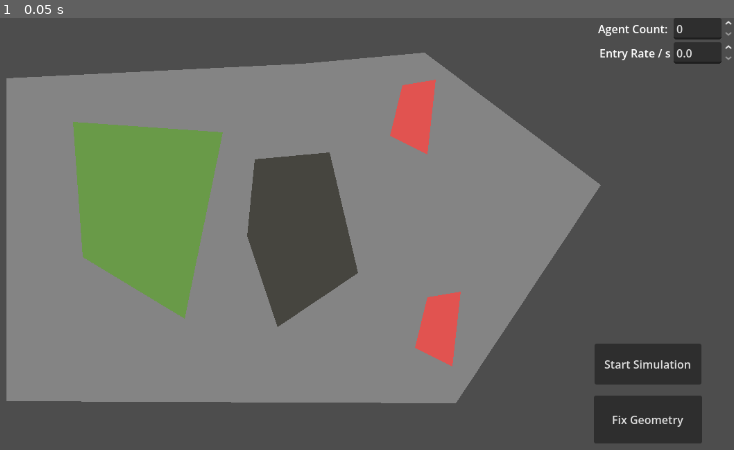
Above: before the commit, frame 1.
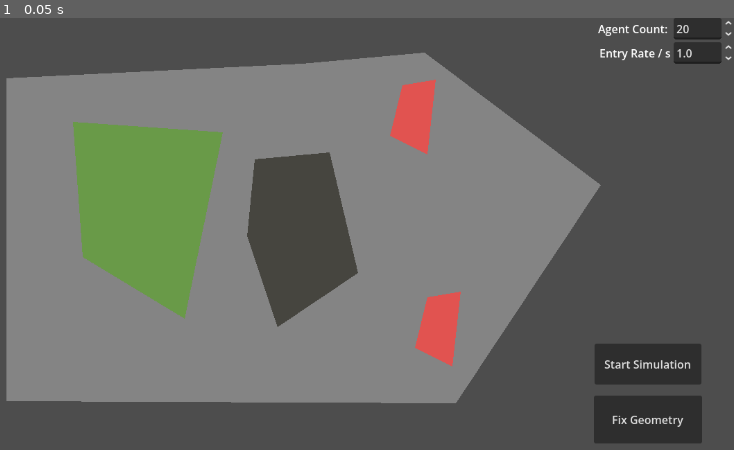
Above: after the commit, the same moment.

Repository: DyloreAquino/Thesis
Game: Godot game, scene res://test_main.tscn
The game is run twice, just before and just after one commit, with the same random seed, the same clock (stepped at 60 frames per second) and the same inputs. The engine's default icon, where the game draws it, is replaced by a stand-in: a white triangle on a blue panel in a dark square.
Inputs:
- Up to frame 1 (0.05 s): no input

The runs differ from the first frame. In frame 1, less than 0.1% of the frame differs, in the area x 92-100%, y 1-10%.

Commit message:
feat: you cannot run simulations while a simulation is now ongoingo

Diff:
--- a/godot/thesis-godot/sim_client.gd
+++ b/godot/thesis-godot/sim_client.gd
@@ -1,9 +1,18 @@
 extends Node
 class_name SimClient
 
+signal simulation_state_changed(state: String)
+
+const STATE_IDLE := "idle"
+const STATE_STARTING := "starting"
+const STATE_RUNNING := "running"
+
 @export var geometry_exporter : GeometryExporter
 @export var agent_manager: Node
+@onready var start_simulation_button: Button = $"../CanvasLayer/StartSimulationButton"
+
 var socket := WebSocketPeer.new()
+var simulation_state := STATE_IDLE
 
 func _ready():
 	socket.connect_to_url("ws://127.0.0.1:8765")
@@ -19,33 +28,72 @@
 			while socket.get_available_packet_count() > 0:
 				var text := socket.get_packet().get_string_from_utf8()
 				var data = JSON.parse_string(text)
-				_parse_coordinates(data)
+				if data is Dictionary:
+					_parse_server_message(data)
 		WebSocketPeer.STATE_CLOSED:
+			_set_simulation_state(STATE_IDLE)
 			print("Closed, code: %d" % socket.get_close_code())
 			set_process(false)
 
 ## Send message to the server in string format.
-func send_message(text: String) -> void:
+func send_message(text: String) -> bool:
 	if socket.get_ready_state() == WebSocketPeer.STATE_OPEN:
-		socket.send_text(text)
+		var error := socket.send_text(text)
+		if error == OK:
+			return true
+		push_error("Failed to send WebSocket message: %s" % error_string(error))
 	else:
 		push_warning("Tried to send before the socket was open")
+	return false
 
 ## Initiate a normal WebSocket close handshake when this client exits.
 func close_socket() -> void:
+	_set_simulation_state(STATE_IDLE)
 	if socket.get_ready_state() == WebSocketPeer.STATE_OPEN:
 		socket.close(1000, "Godot client shutting down")
 		socket.poll()
 
-## Parses given coordinates from JuPedSim Coordinates to Godot Coordinates
-## Then calls our agent manager to update the snapshot
-func _parse_coordinates(data: Dictionary) -> void:
-	if data.get("cmd") == "tick":
-		var inv_scale := 1.0 / geometry_exporter.world_scale
-		agent_manager.apply_snapshot(data["agents"], inv_scale, data["dt"])
+## Parse simulation snapshots and server-authoritative state changes.
+func _parse_server_message(data: Dictionary) -> void:
+	match data.get("cmd"):
+		"tick":
+			var inv_scale := 1.0 / geometry_exporter.world_scale
+			agent_manager.apply_snapshot(data["agents"], inv_scale, data["dt"])
+		"simulation_state":
+			var state := String(data.get("state", STATE_IDLE))
+			if state == "error":
+				push_warning(String(data.get("message", "Simulation failed")))
+				_set_simulation_state(STATE_IDLE)
+			elif state in [STATE_IDLE, STATE_STARTING, STATE_RUNNING]:
+				_set_simulation_state(state)
+
+func _set_simulation_state(new_state: String) -> void:
+	if simulation_state == new_state:
+		return
+	simulation_state = new_state
+	start_simulation_button.disabled = new_state != STATE_IDLE
+	match new_state:
+		STATE_STARTING:
+			start_simulation_button.text = "Starting..."
+		STATE_RUNNING:
+			start_simulation_button.text = "Simulation Running"
+		_:
+			start_simulation_button.text = "Start Simulation"
+	simulation_state_changed.emit(new_state)
+
+func is_simulation_running() -> bool:
+	return simulation_state == STATE_RUNNING
+
+func is_simulation_active() -> bool:
+	return simulation_state in [STATE_STARTING, STATE_RUNNING]
 
 func start_simulation() -> void:
-	send_message(JSON.stringify({"cmd": "start_simulation"}))
+	if is_simulation_active():
+		push_warning("A simulation is already starting or running")
+		return
+	_set_simulation_state(STATE_STARTING)
+	if not send_message(JSON.stringify({"cmd": "start_simulation"})):
+		_set_simulation_state(STATE_IDLE)
 
 func _on_start_simulation_button_button_up():
 	start_simulation()
--- a/godot/thesis-godot/test_main.tscn
+++ b/godot/thesis-godot/test_main.tscn
@@ -102,6 +102,7 @@
 
 [node name="AgentCountInput" type="SpinBox" parent="CanvasLayer/VBoxContainer/HBoxContainer" unique_id=626557622]
 layout_mode = 2
+value = 20.0
 
 [node name="HBoxContainer2" type="HBoxContainer" parent="CanvasLayer/VBoxContainer" unique_id=1825287393]
 layout_mode = 2
@@ -114,6 +115,7 @@
 [node name="EntryRateInput" type="SpinBox" parent="CanvasLayer/VBoxContainer/HBoxContainer2" unique_id=1087231704]
 layout_mode = 2
 step = 0.01
+value = 1.0
 
 [connection signal="button_up" from="CanvasLayer/FixGeometryButton" to="GeometryExporter" method="_on_fix_geometry_button_button_up"]
 [connection signal="button_up" from="CanvasLayer/StartSimulationButton" to="SimClient" method="_on_start_simulation_button_button_up"]
Not shown, changed: sim_server/network.py
